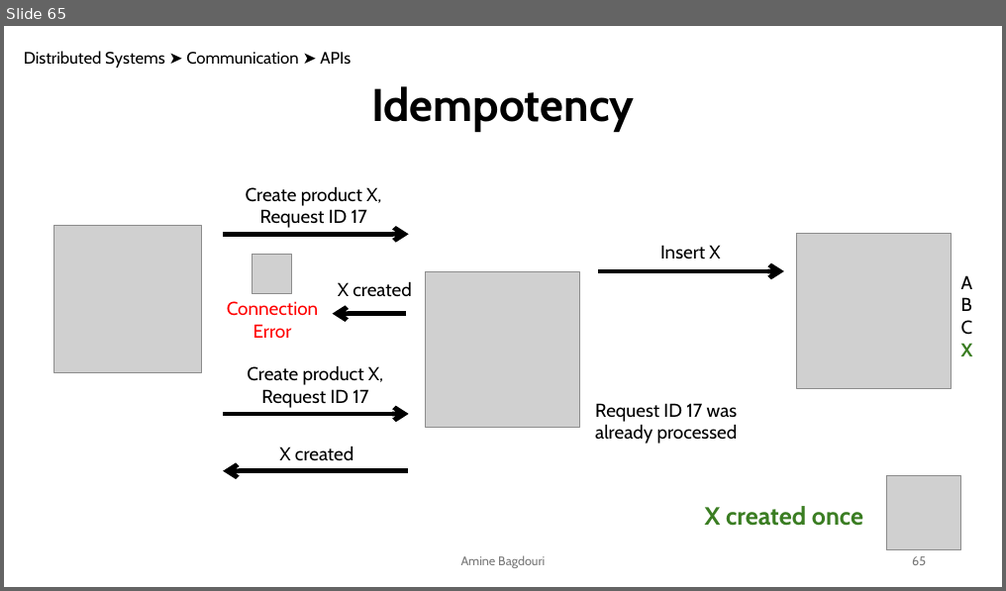
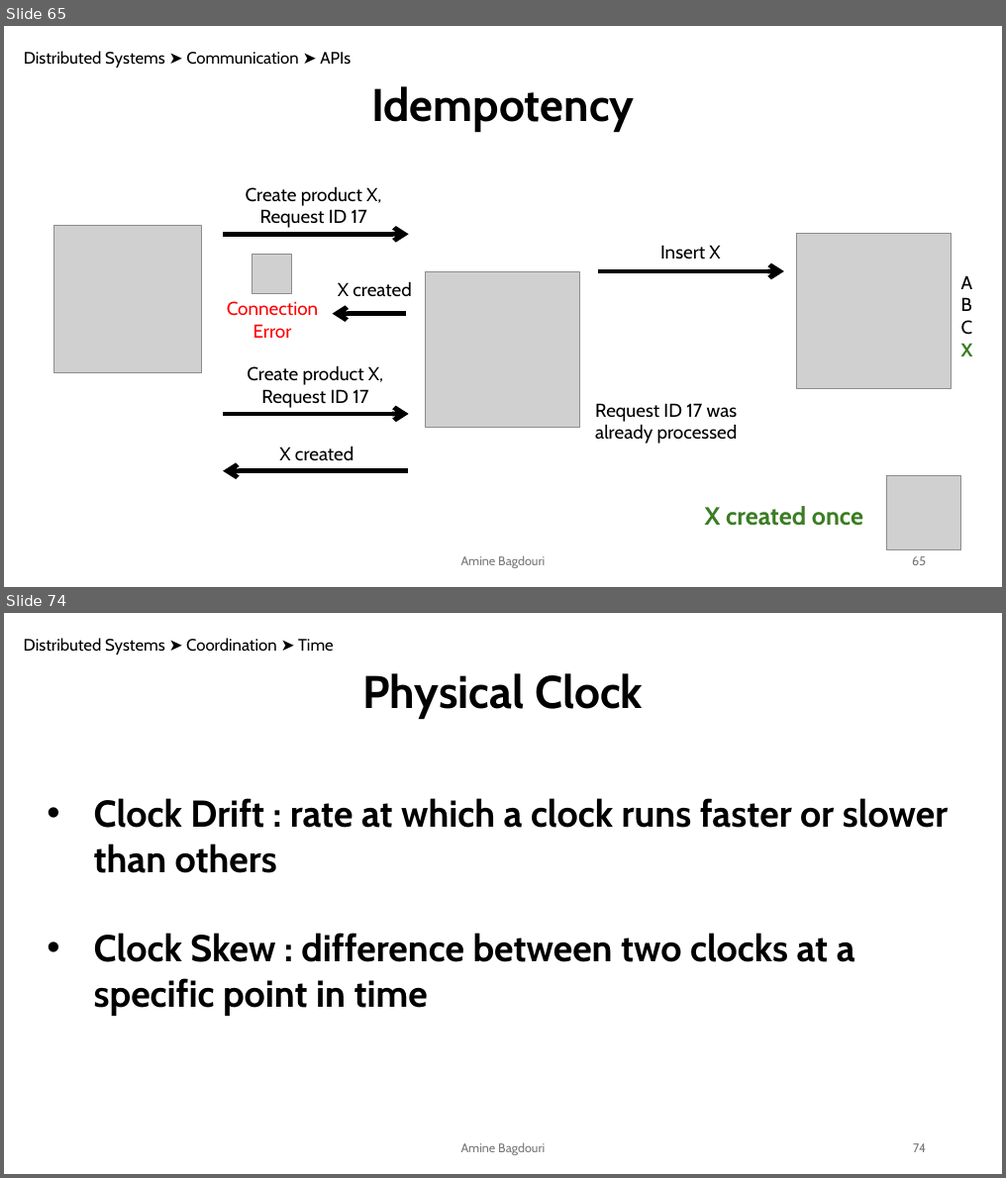
Before and after one commit to aminebag/distributed_systems, a slide deck: distributed_architectures.pptx. Shown one above the other, each under a label of ours: slide 65 before the commit, slides 65 and 74 after it; the slides between them are not shown. The pictures are 1006x591 and 1006x1178 pixels, drawn with LibreOffice and Linux fonts; fonts in the diff are those of the drawing; grey boxes stand for pictures. Boxes give left, top, right and bottom in pixels: in the first picture for what was removed or moved away, otherwise in the second. Text is boxed around its words. In the diff, an @@ line names an element or a change of style, - is before the commit and + after.

```diff
--- a/distributed_architectures.pptx
+++ b/distributed_architectures.pptx
@@ slide 74 added at bbox=[4, 613, 1002, 1174], background #FFFFFF @@
@@ text added at bbox=[24, 638, 334, 655], 16 pt, text #000000 @@
+Distributed Systems ➤ Coordination ➤ Time
@@ text added at bbox=[363, 673, 643, 719], 44 pt, text #000000, bold @@
+Physical Clock
@@ text added at bbox=[94, 798, 947, 1016], 36 pt, text #000000, bold @@
+• Clock Drift : rate at which a clock runs faster or slower than others
+• Clock Skew : difference between two clocks at a specific point in time
@@ text added at bbox=[461, 1143, 545, 1156], 12 pt, text #797979 @@
+Amine Bagdouri
@@ page number added at bbox=[913, 1144, 926, 1153], 12 pt, text #797979 @@
+74
```
Also in this commit, not shown: 1 slide changed, 62 other slides added.
